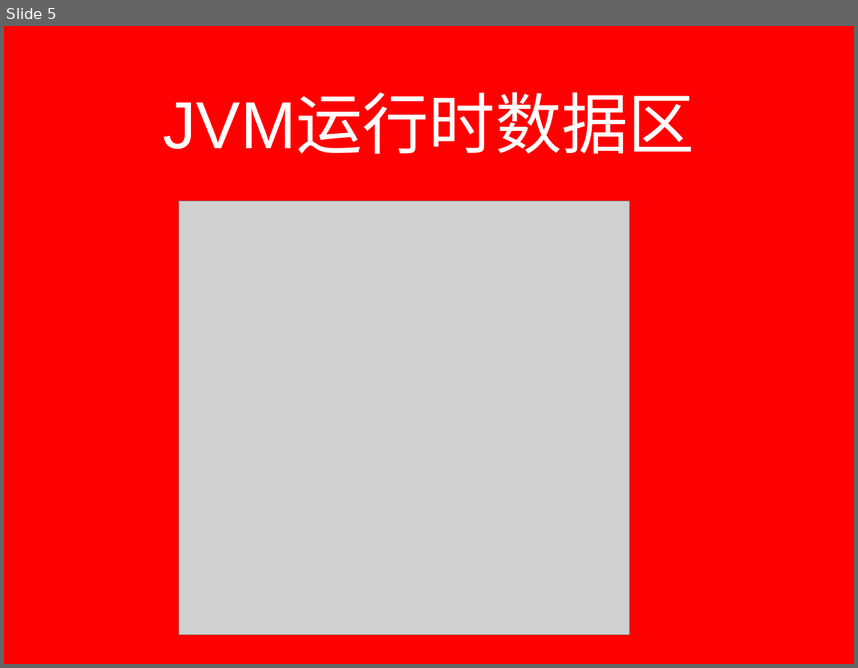
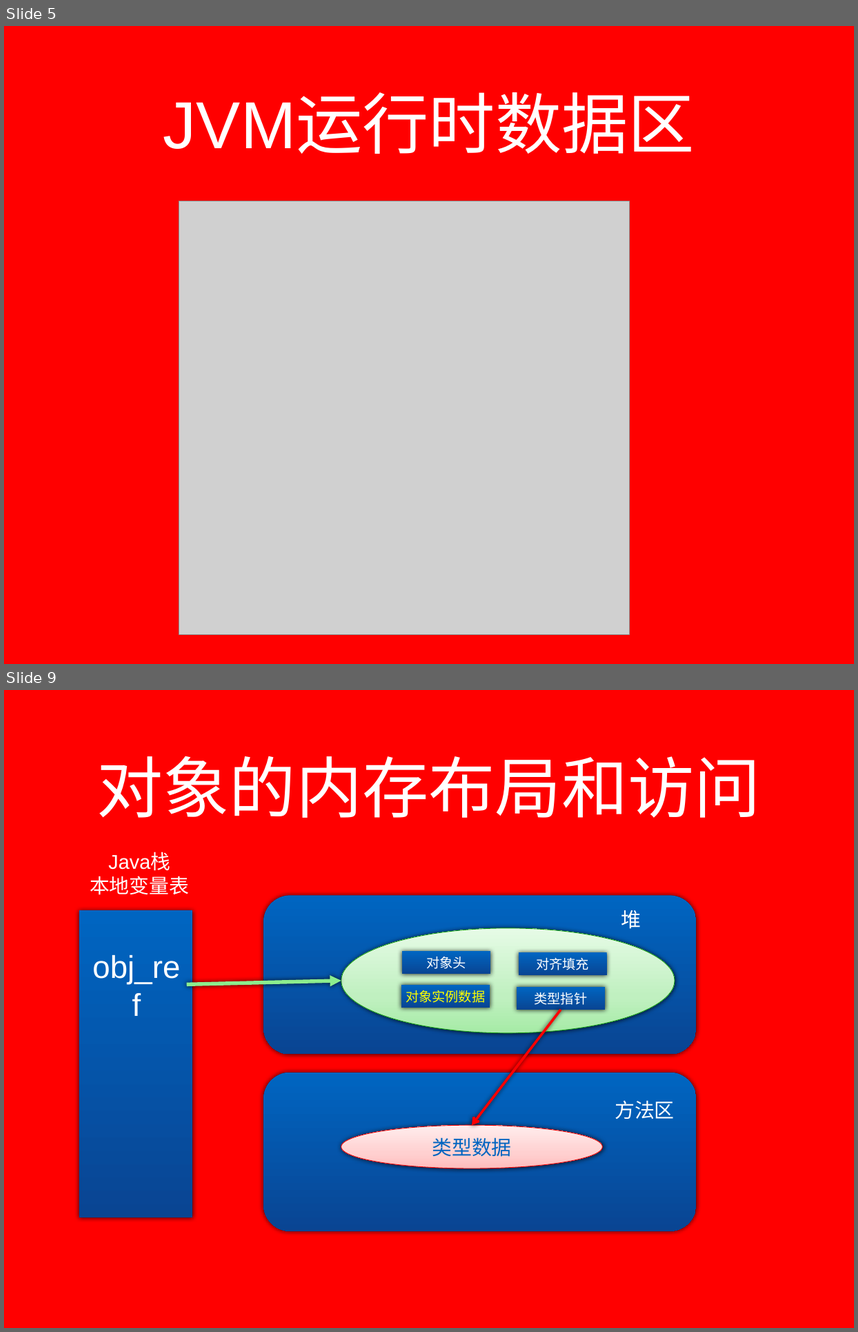
Before and after one commit to lxyangfan/lxyangfan, a slide deck: source/_drafts/jvm.pptx. Shown one above the other, each under a label of ours: slide 5 before the commit, slides 5 and 9 after it; the slides between them are not shown. The pictures are 858x668 and 858x1332 pixels, drawn with LibreOffice and Linux fonts; fonts in the diff are those of the drawing; grey boxes stand for pictures; background and template pictures are left out. Boxes give left, top, right and bottom in pixels: in the first picture for what was removed or moved away, otherwise in the second. Text is boxed around its words. In the diff, an @@ line names an element or a change of style, - is before the commit and + after.

```diff
--- a/source/_drafts/jvm.pptx
+++ b/source/_drafts/jvm.pptx
@@ slide 9 added at box(4, 690, 854, 1328), background picture (left out) @@
@@ title added at box(97, 756, 761, 818), 80 pt, text #FFFFFF @@
+对象的内存布局和访问
@@ text added at box(90, 853, 189, 895), 24 pt, text #FFFFFF @@
+Java栈
+本地变量表
@@ rounded rectangle added at box(263, 895, 696, 1054), fill gradient #0065C1 to #094593 @@
@@ rectangle added at box(79, 911, 193, 1217), fill gradient #0065C1 to #094593 @@
@@ text added at box(621, 910, 641, 929), 24 pt, text #FFFFFF @@
+堆
@@ ellipse added at box(341, 928, 675, 1032), fill gradient #A5ECA6 to #C1F1C1 to #E7FAE7, outline #149B16 0.75 pt @@
@@ text added at box(92, 955, 180, 984), 38 pt, text #FFFFFF @@
+obj_ref
@@ rectangle added at box(402, 952, 490, 974), fill gradient #0065C1 to #094593, 16 pt, text #FFFFFF @@
+对象头
@@ rectangle added at box(519, 952, 607, 975), fill gradient #0065C1 to #094593, 16 pt, text #FFFFFF @@
+对齐填充
@@ arrow added from (187, 984) to (341, 980), #8CED8E 4.5 pt @@
@@ rectangle added at box(401, 985, 490, 1007), fill gradient #0065C1 to #094593, 16 pt, text #FFFF00 @@
+对象实例数据
@@ rectangle added at box(517, 987, 606, 1009), fill gradient #0065C1 to #094593, 16 pt, text #FFFFFF @@
+类型指针
@@ arrow added from (561, 1009) to (472, 1125), #FF0000 3 pt @@
@@ rounded rectangle added at box(263, 1072, 696, 1231), fill gradient #0065C1 to #094593 @@
@@ text added at box(615, 1100, 675, 1118), 24 pt, text #FFFFFF @@
+方法区
@@ ellipse added at box(341, 1125, 602, 1168), fill gradient #FFBDBD to #FFD1D1 to #FFEEEE, outline #F90000 0.75 pt, 24 pt, text #0065C1 @@
+类型数据
```
Also in this commit, not shown: 1 slide changed, 14 other slides added.
